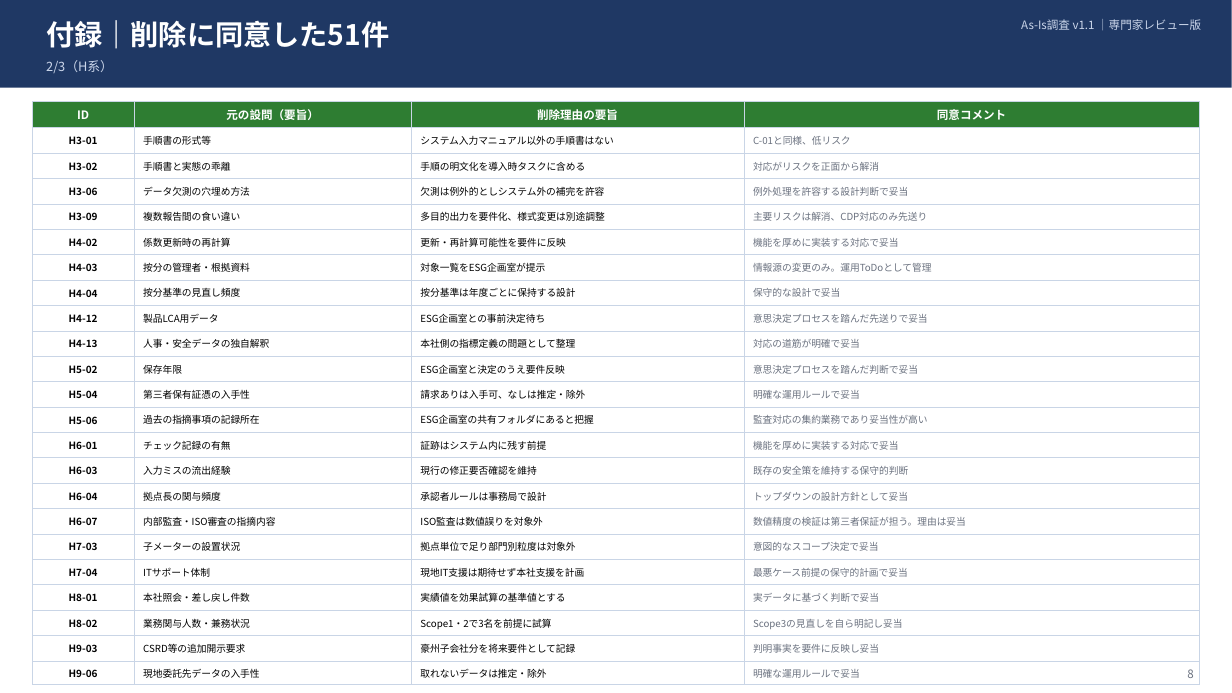
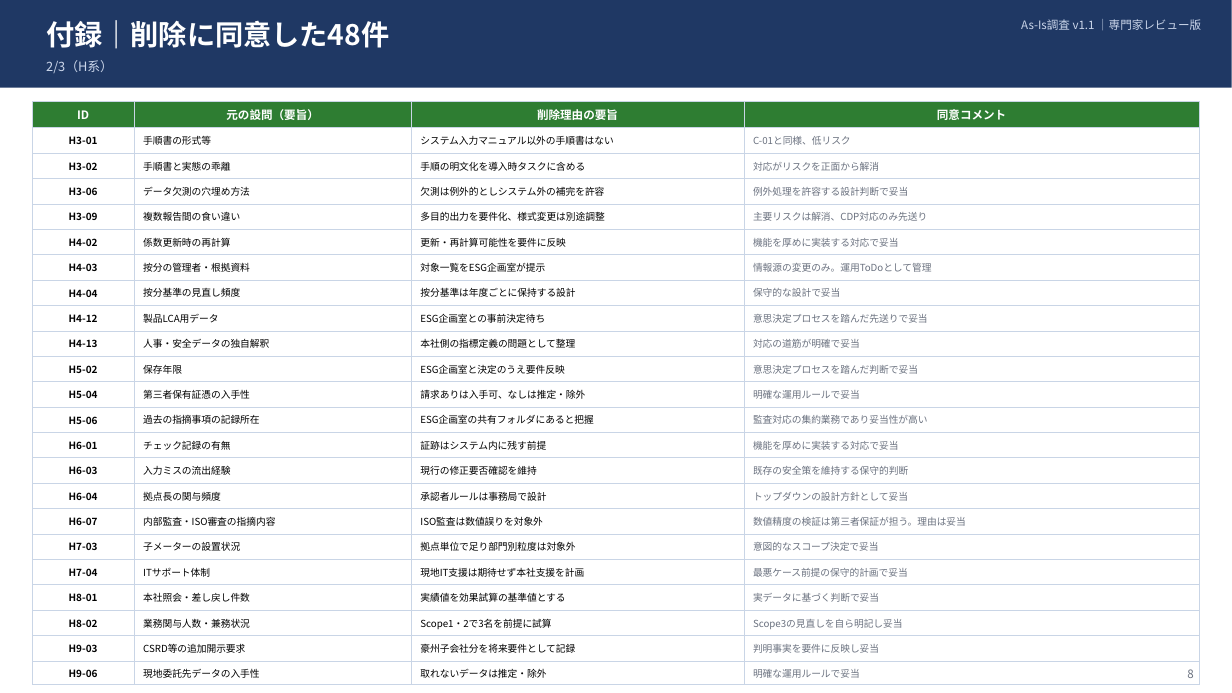
Before and after one commit to tk-tus2-cloud/free_creative, a slide deck: slide 8 of docs/As-Is調査_削減設問リスク一覧.pptx. Drawn at 1232x693 pixels with LibreOffice and Linux fonts; fonts in the diff are those of the drawing. Boxes give left, top, right and bottom in pixels: in the first picture for what was removed or moved away, otherwise in the second. Text is boxed around its words. In the diff, an @@ line names an element or a change of style, - is before the commit and + after.

```diff
--- a/docs/As-Is調査_削減設問リスク一覧.pptx
+++ b/docs/As-Is調査_削減設問リスク一覧.pptx
@@ text at bbox=[46, 20, 389, 49]: text changed @@
-付録｜削除に同意した51件
+付録｜削除に同意した48件
```
Also in this commit, not shown: 7 other slides changed, 1 other file.
